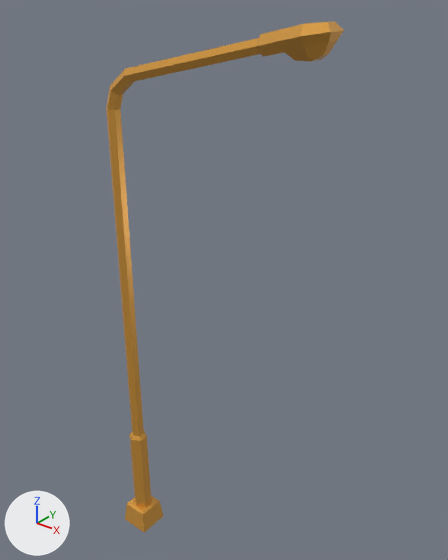
Before and after pictures for a commit that changed the glTF model public/models/lamp-road.glb.
One viewpoint serves both versions: a 50 mm lens placed at (7.07, -6.24, 9.87), pointed at (1.63, 0.55, 5.66). The lights are fixed; the arrows at lower left show +X, +Y and +Z. Where no turn or scale is listed for an object, it has been applied to the vertices.

In view in the first picture: 'lamp-road'.
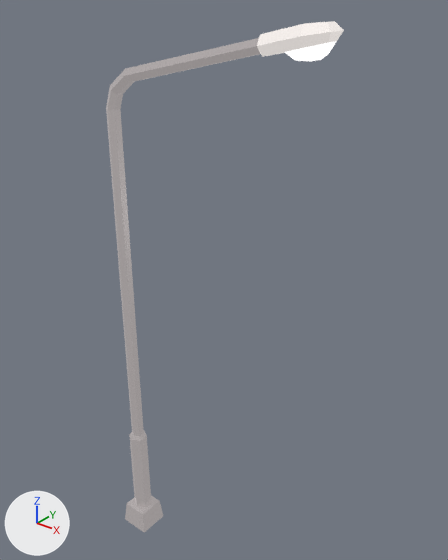
What changed in the scene script:
```text
Add img_base:
    img_base = load_image('base', '_unpacked/base', 1024, 1024, 'sRGB')
Add mat_lowpoly_colors_001:
    mat_lowpoly_colors_001 = bpy.data.materials.new('LOWPOLY-COLORS.001')
    # uses the picture img_base
Change me_lamp_road:
    where me_lamp_road.from_pydata(...)  # 84 vertices, 164 faces; spans x -0.27..3.6, y -0.3..0.3, z 0.0..9.46
    remove me_lamp_road.materials.append(mat_lowpoly_colors)  # orange #e7a747
    add me_lamp_road.materials.append(mat_lowpoly_colors_001)
```

What differs and where, as boxes (x1, y1, x2, y2) in the pictures (448 x 560 px):
'lamp-road', recoloured (brown to grey): (106, 21, 344, 533) in both
